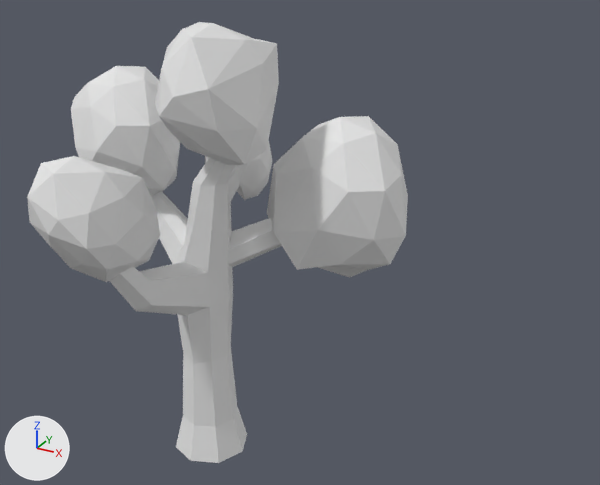
Renders of the FBX model CrookedTree.fbx from each side of a commit.
The view is the same before and after, from a 50 mm camera at (7.86, -11.09, 7.93) aimed at (2.04, -0.5, 2.63). Arrows for +X, +Y and +Z are at lower left; the lights stay in place. Where no turn or scale is listed for an object, it has been applied to the vertices.

The first picture shows 'CrookedTreeLeaves', 'CrookedTreeTrunk'.
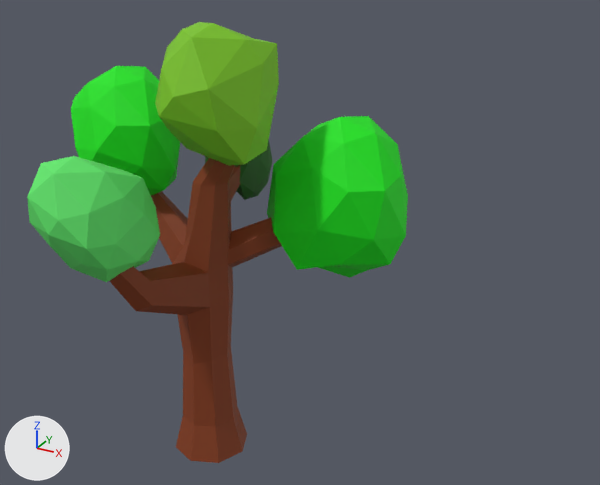
The change, as a list of edits to the scene's bpy script:
```text
Change mat_crookedtreeleavesmaterial:
    mat_crookedtreeleavesmaterial.base_color: (0.8, 0.8, 0.8) -> (0.00258, 0.774, 0.00352)  # white #e7e7e7 -> green #09e40c
Add mat_crookedtreeleavesvarmaterial:
    mat_crookedtreeleavesvarmaterial = principled_material('CrookedTreeLeavesVarMaterial')
    mat_crookedtreeleavesvarmaterial.base_color = (0.00783, 0.107, 0.0019)  # dark green #165c06
    mat_crookedtreeleavesvarmaterial.roughness = 0.69
Add mat_crookedtreeleavesvar2material:
    mat_crookedtreeleavesvar2material = principled_material('CrookedTreeLeavesVar2Material')
    mat_crookedtreeleavesvar2material.base_color = (0.198, 0.56, 0.012)  # green #7bc51d
    mat_crookedtreeleavesvar2material.roughness = 0.69
Add mat_crookedtreeleavesvar1material:
    mat_crookedtreeleavesvar1material = principled_material('CrookedTreeLeavesVar1Material')
    mat_crookedtreeleavesvar1material.base_color = (0.117, 0.8, 0.146)  # green #60e76b
    mat_crookedtreeleavesvar1material.roughness = 0.69
Add mat_crookedtreetrunkmaterial:
    mat_crookedtreetrunkmaterial = principled_material('CrookedTreeTrunkMaterial')
    mat_crookedtreetrunkmaterial.base_color = (0.227, 0.0399, 0.00566)  # brown #833811
    mat_crookedtreetrunkmaterial.roughness = 0.69
Change me_cylinder:
    where me_cylinder.from_pydata(...)  # 120 vertices, 114 faces; spans x -1.66..2.3, y -2.64..1.47, z -2.75..3.86
    remove me_cylinder.materials.append(mat_crrokedtreetrunkmaterial)  # white #e7e7e7
    add me_cylinder.materials.append(mat_crookedtreetrunkmaterial)  # brown #833811
Change me_icosphere:
    where me_icosphere.from_pydata(...)  # 211 vertices, 400 faces; spans x -2.56..5.52, y -4.11..1.13, z -2.38..2.07
    used by ob_crookedtreeleaves; location = (0.17, 0.55, 3.98)
    me_icosphere part 1: all 80 faces centred in x -0.61..0.52, y -0.65..0.63, z -1.14..0.19 switch from mat_crookedtreeleavesmaterial (white #e7e7e7) to mat_crookedtreeleavesvarmaterial (dark green #165c06)
    me_icosphere part 2: all 80 faces centred in x -0.16..1.56, y -2.56..-0.71, z -0.04..2.01 switch from mat_crookedtreeleavesmaterial (white #e7e7e7) to mat_crookedtreeleavesvar2material (green #7bc51d)
    me_icosphere part 3: all 160 faces that had it switch from mat_crookedtreeleavesmaterialvar (white #e7e7e7) to mat_crookedtreeleavesmaterial (green #09e40c)
    me_icosphere part 4: all 80 faces that had it switch from mat_crookedtreeleavesmaterialvar1 (white #e7e7e7) to mat_crookedtreeleavesvar1material (green #60e76b)
```

Pixel boxes [x1, y1, x2, y2] of what changed, in the pictures (600 x 485 px):
'CrookedTreeLeaves', recoloured (white to green): [27, 22, 408, 282] in both
'CrookedTreeTrunk', recoloured (white to brown): [110, 158, 282, 463] in both
part 1 of me_icosphere, recoloured (white to green): [205, 140, 272, 200] in both
part 2 of me_icosphere, recoloured (white to green): [155, 22, 279, 166] in both
part 3 of me_icosphere, recoloured (white to green): [71, 66, 408, 278] in both
part 4 of me_icosphere, recoloured (white to green): [27, 156, 160, 282] in both
